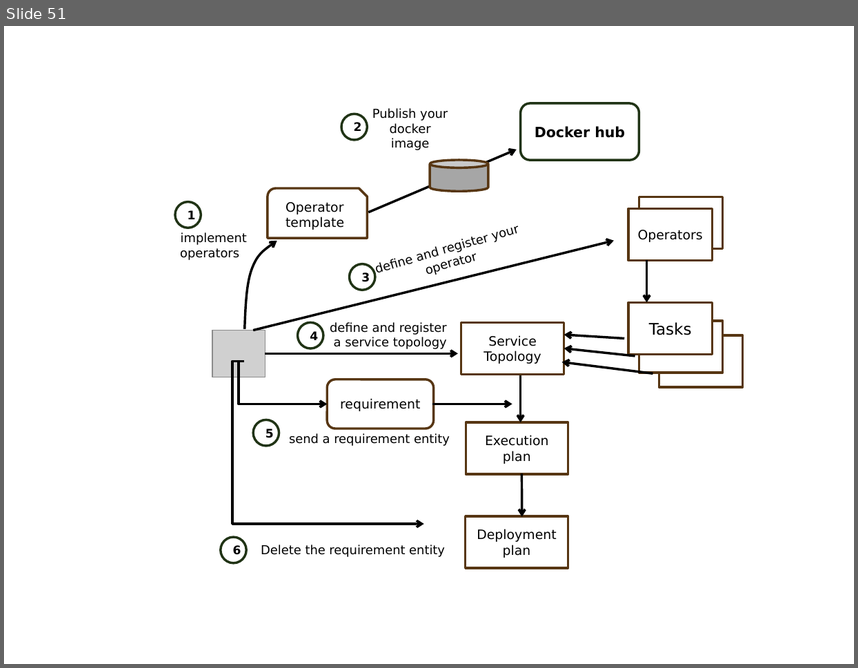
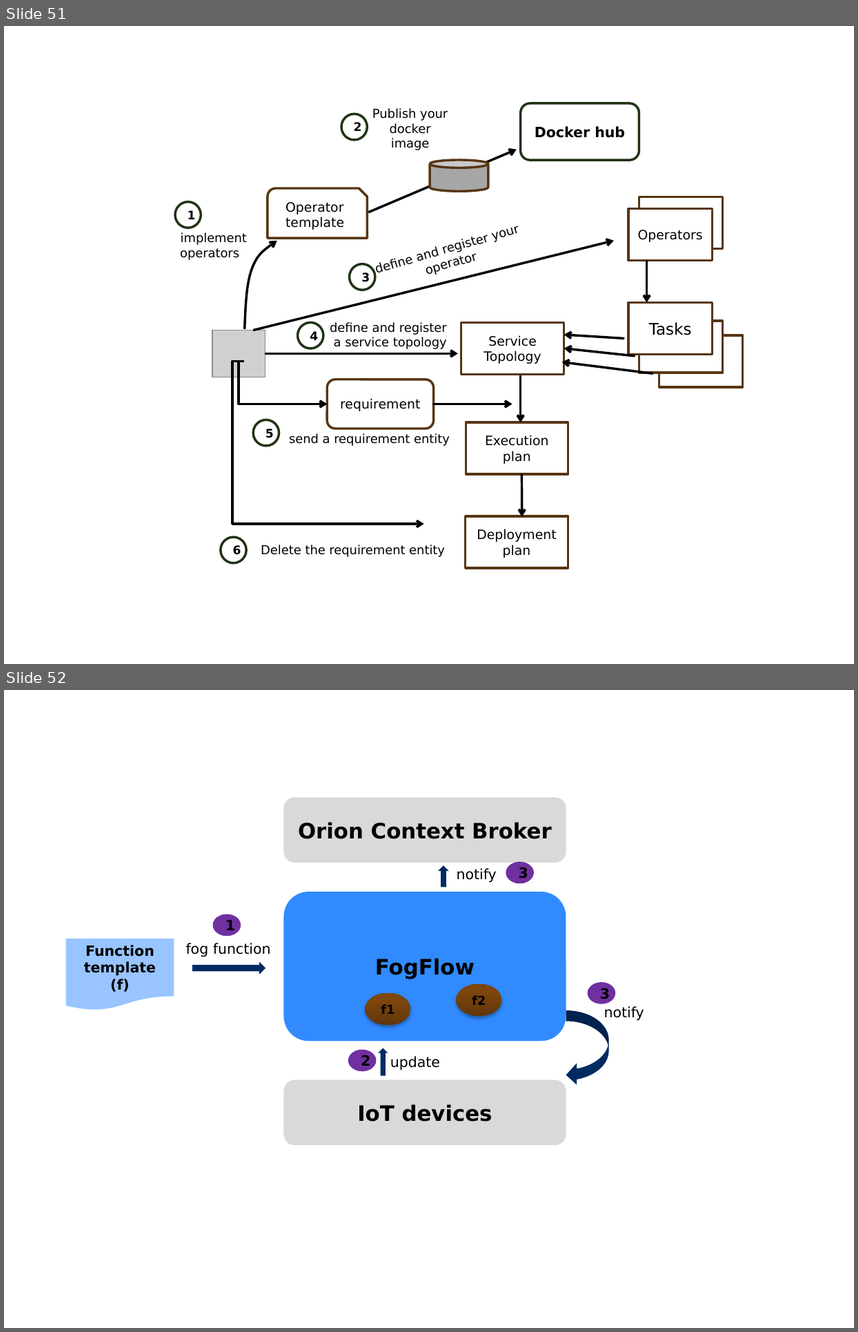
Before and after one commit to smartfog/fogflow, a slide deck: doc/en/source/figures/figures.pptx. Shown one above the other, each under a label of ours: slide 51 before the commit, slides 51 and 52 after it. The pictures are 858x668 and 858x1332 pixels, drawn with LibreOffice and Linux fonts; fonts in the diff are those of the drawing; grey boxes stand for pictures. Boxes give left, top, right and bottom in pixels: in the first picture for what was removed or moved away, otherwise in the second. Text is boxed around its words. In the diff, an @@ line names an element or a change of style, - is before the commit and + after.

```diff
--- a/doc/en/source/figures/figures.pptx
+++ b/doc/en/source/figures/figures.pptx
@@ slide 52 added at <box>4,690,854,1328</box>, background #FFFFFF @@
@@ rounded rectangle added at <box>283,797,566,862</box>, fill #D9D9D9, 18 pt, text #000000, bold @@
+Orion Context Broker
@@ down arrow added at <box>439,865,450,887</box>, fill #002B62 @@
@@ text added at <box>457,868,497,883</box>, 12 pt, text #000000 @@
+notify
@@ ellipse added at <box>506,862,534,884</box>, fill #7030A0, 12 pt, text #000000, bold @@
+3
@@ rounded rectangle added at <box>283,891,566,1041</box>, fill #318BFF, 18 pt, text #000000, bold @@
+FogFlow
@@ ellipse added at <box>213,914,241,936</box>, fill #7030A0, 12 pt, text #000000, bold @@
+1
@@ flow chart document added at <box>66,938,174,1009</box>, fill #98C5FF, 12 pt, text #000000, bold @@
+Function template
+(f)
@@ text added at <box>186,943,271,957</box>, 12 pt, text #000000 @@
+fog function
@@ down arrow added at <box>192,962,266,974</box>, fill #002B62 @@
@@ ellipse added at <box>366,993,410,1025</box>, fill gradient #62370A to #80470D to #82470B, 10.5 pt, text #000000, bold @@
+f1
@@ ellipse added at <box>456,984,501,1016</box>, fill gradient #62370A to #80470D to #82470B, 10.5 pt, text #000000, bold @@
+f2
@@ ellipse added at <box>587,982,615,1004</box>, fill #7030A0, 12 pt, text #000000, bold @@
+3
@@ curved left arrow added at <box>566,1010,608,1086</box>, fill #002B62 @@
@@ text added at <box>604,1006,644,1021</box>, 12 pt, text #000000 @@
+notify
@@ ellipse added at <box>348,1049,377,1072</box>, fill #7030A0, 12 pt, text #000000, bold @@
+2
@@ down arrow added at <box>378,1048,388,1076</box>, fill #002B62 @@
@@ text added at <box>390,1056,440,1070</box>, 12 pt, text #000000 @@
+update
@@ rounded rectangle added at <box>283,1079,566,1145</box>, fill #D9D9D9, 18 pt, text #000000, bold @@
+IoT devices
```
Also in this commit, not shown: 1 other slide added, 1 other file.
